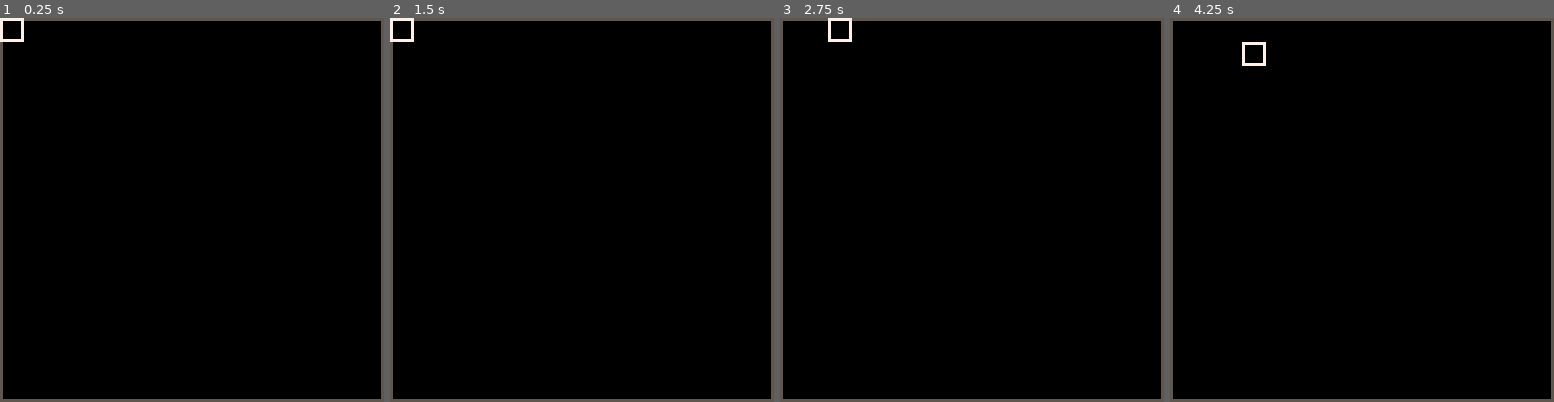
Above: before the commit, frames 1-4 (left to right).
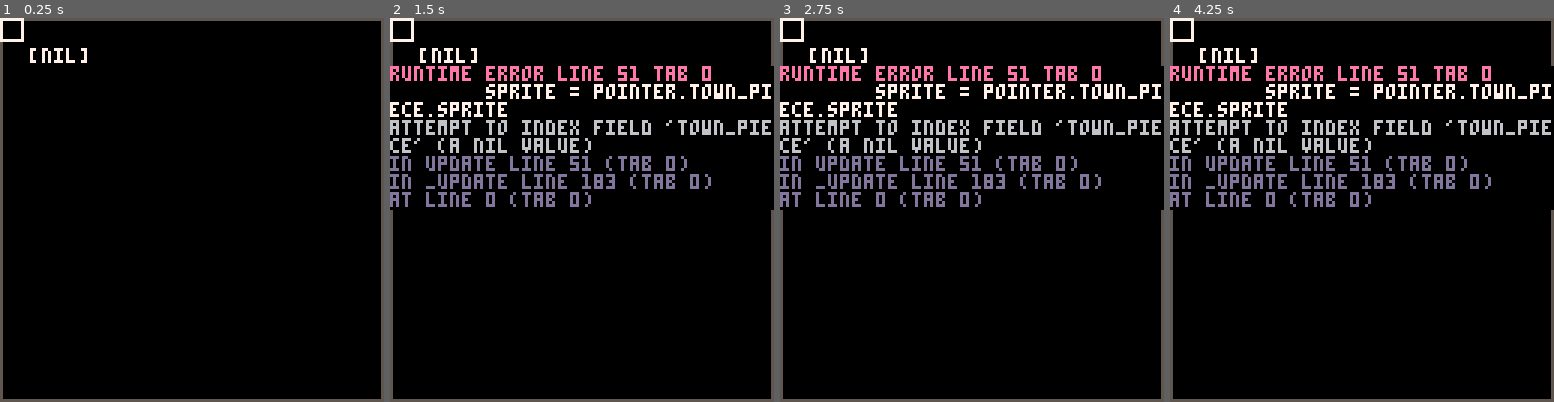
Above: after the commit, the same moments.

Repository: shen-sat/found
Game: PICO-8 cartridge game.p8
Same seed, same stepped clock (60 frames per second), same inputs: the game is played once before the commit and once after it.
Inputs:
- Up to frame 1 (0.25 s): no input
- Up to frame 2 (1.5 s): tap X (X key) at 0.33, 1.07 s; tap O (Z key) at 0.7 s
- Up to frame 3 (2.75 s): hold Right 1.6-2.1 s; tap O (Z key) at 1.7, 2.1, 2.5 s; tap X (X key) at 1.85 s; hold Up 2.15-2.42 s; hold Right from 2.47 s (still down)
- Up to frame 4 (4.25 s): tap O (Z key) every 0.4 s from 2.9 to 4.1 s; tap X (X key) at 2.97, 4.08 s; release Right at 3.03 s; hold Left 3.08-3.58 s; hold Down 3.63-3.97 s; hold Right from 4.02 s (still down)

The runs differ from the first frame. In frame 1, 0.2% of the frame differs, in the area x 7-23%, y 7-12%; in frame 2, 9.0%; in frame 3, 9.4%, in the area x 0-100%, y 0-50%; in frame 4, 9.4%.
Error after the commit: runtime error line 51 tab 0; sprite = pointer.town_piece.sprite; attempt to index field 'town_piece' (a nil value)

Commit message:
Add basic build functionality

Diff:
--- a/build_bar.lua
+++ b/build_bar.lua
@@ -20,9 +20,12 @@
     end
     },
     btn_index = 0,
-    sprites = { road, hut, bin, query },
-    update = function(self, menu_mode)
+    sprites = town_pieces,
+    update = function(self, menu_mode, pointer)
       self:update_btn_index(menu_mode)
+      local btn_index = self.btn_index
+      local chosen_icon = self.btns(self)[btn_index].icon
+      if menu_mode then pointer.town_piece = chosen_icon end
     end,
     draw = function(self, menu_mode)
       if not menu_mode then return end
@@ -41,7 +44,7 @@
       end
     end,
     btns = function(self)
-      local icons = copy_table(self.sprites)
+      local icons = self.sprites
       local first_icon = icons[1]
       local btns = {}
       local prev_btn
--- a/game.p8
+++ b/game.p8
@@ -2,9 +2,39 @@
 version 32
 __lua__
 function _init()
+  road = {
+    type = 'road',
+    sprite = 1,
+    width = 8
+  }
+
+  hut = {
+    type = 'hut',
+    sprite = 2,
+    width = 8
+  }
+
+  bin = {
+    type = 'bin',
+    sprite = 3,
+    width = 8
+  }
+
+  query = {
+    type = 'query',
+    sprite = 4,
+    width = 8
+  }
+
+  town_pieces = { road, hut, bin, query }
+
+  roads = {}
+  huts = {}
+
   pointer = {
    x = 0,
    y = 0,
+   town_piece,
    update = function(self, menu_mode)
     if menu_mode then return end
     if btnp(1) then
@@ -16,27 +46,20 @@
     elseif btnp(3) then
       self.y = min(self.y + 8,120)
     end
+
+    if btnp(5) then
+      local town_piece = {
+        x = pointer.x,
+        y = pointer.y,
+        sprite = pointer.town_piece.sprite
+      }
+      if pointer.town_piece == road then
+        add(roads,town_piece) -- beware, this line allows multiple roads with same x,y coordinates
+      elseif pointer.town_piece == hut then
+        add(huts,town_piece) -- beware, this line allows multiple huts with same x,y coordinates
+      end
+    end
    end
-  }
-
-  road = {
-    sprite = 1,
-    width = 8
-  }
-
-  hut = {
-    sprite = 2,
-    width = 8
-  }
-
-  bin = {
-    sprite = 3,
-    width = 8
-  }
-
-  query = {
-    sprite = 4,
-    width = 8
   }
 
   #include build_bar.lua
@@ -45,7 +68,7 @@
 function _update()
   menu_mode = btn(4) and true or false
   pointer:update(menu_mode)
-  build_bar:update(menu_mode)
+  build_bar:update(menu_mode, pointer)
 end
 
 function _draw()
@@ -53,6 +76,18 @@
   rect(0,0,127,127,5) --border
   build_bar:draw(menu_mode)
   spr(0,pointer.x,pointer.y)
+  local pointer_type_sprite
+  spr(pointer,x,y,w,h,flip_x,flip_y)
+  print(pointer.town_piece,10,10,7)
+
+  for r in all(roads) do
+   spr(r.sprite,r.x,r.y)
+  end
+  for h in all(huts) do
+   spr(h.sprite,h.x,h.y)
+  end
+  if pointer.town_piece then spr(pointer.town_piece.sprite,pointer.x,pointer.y) end
+
 end
 
 function calculate_x1(x0, width)
Not shown, changed: TODO.txt
